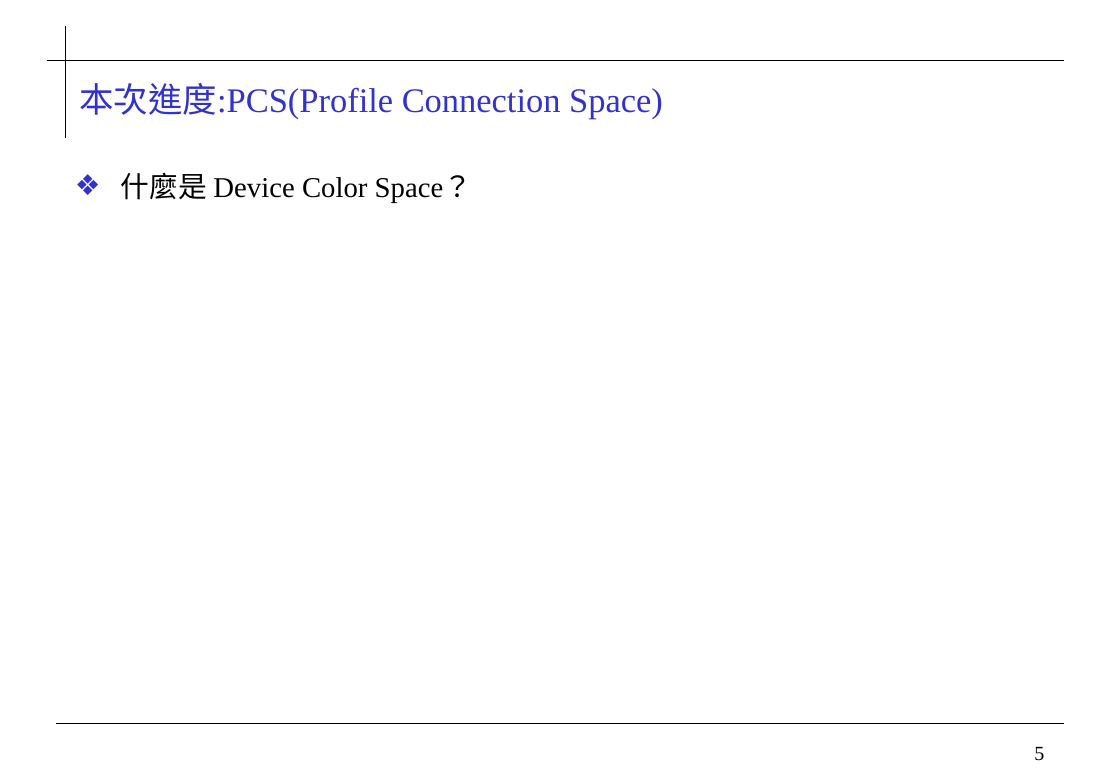
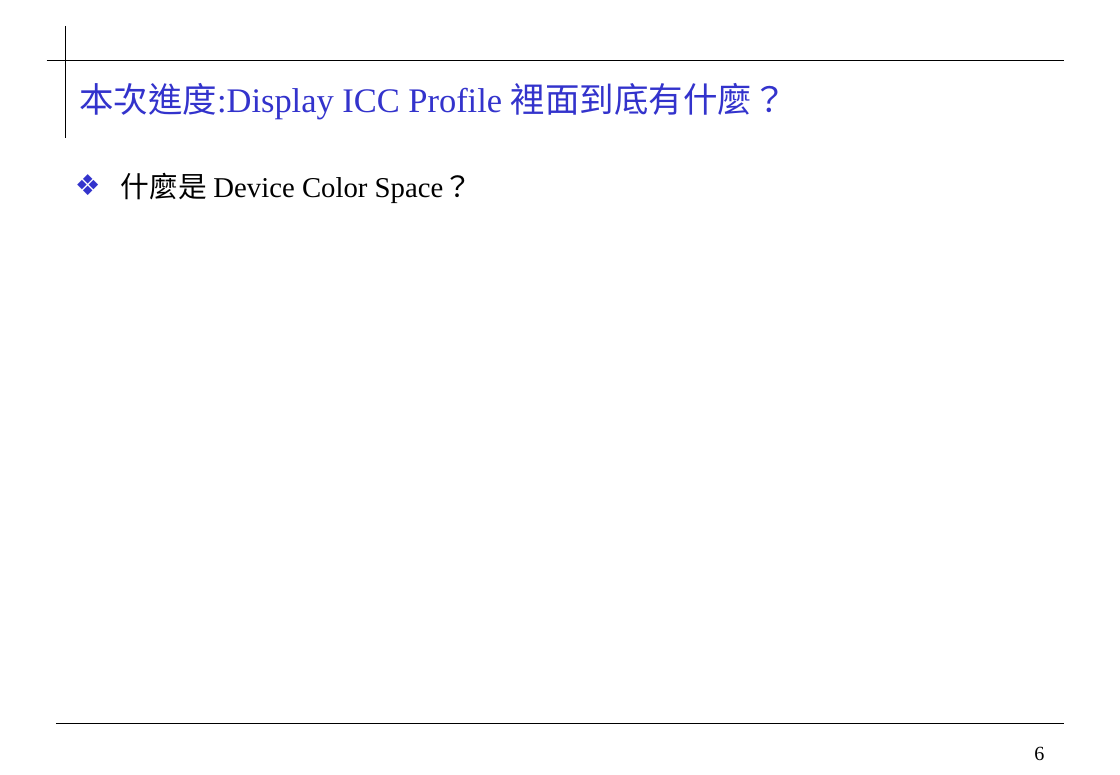
Before and after one commit to 0ilasis0/home, a slide deck: slide 6 of ICCPROFILE.pptx (slide 5 before the commit). Drawn at 1120x775 pixels with LibreOffice and Linux fonts; fonts in the diff are those of the drawing; background and template pictures are left out. Boxes give left, top, right and bottom in pixels: in the first picture for what was removed or moved away, otherwise in the second. Text is boxed around its words. In the diff, an @@ line names an element or a change of style, - is before the commit and + after.

```diff
--- a/ICCPROFILE.pptx
+++ b/ICCPROFILE.pptx
@@ title at <box>79,83,787,120</box>: text changed @@
-本次進度:PCS(Profile Connection Space)
+本次進度:Display ICC Profile 裡面到底有什麼？
@@ page number at <box>1034,746,1044,761</box>: text changed @@
-5
+6
```
Also in this commit, not shown: 2 other slides changed, 1 slide added, 2 slides removed, 6 other files.
